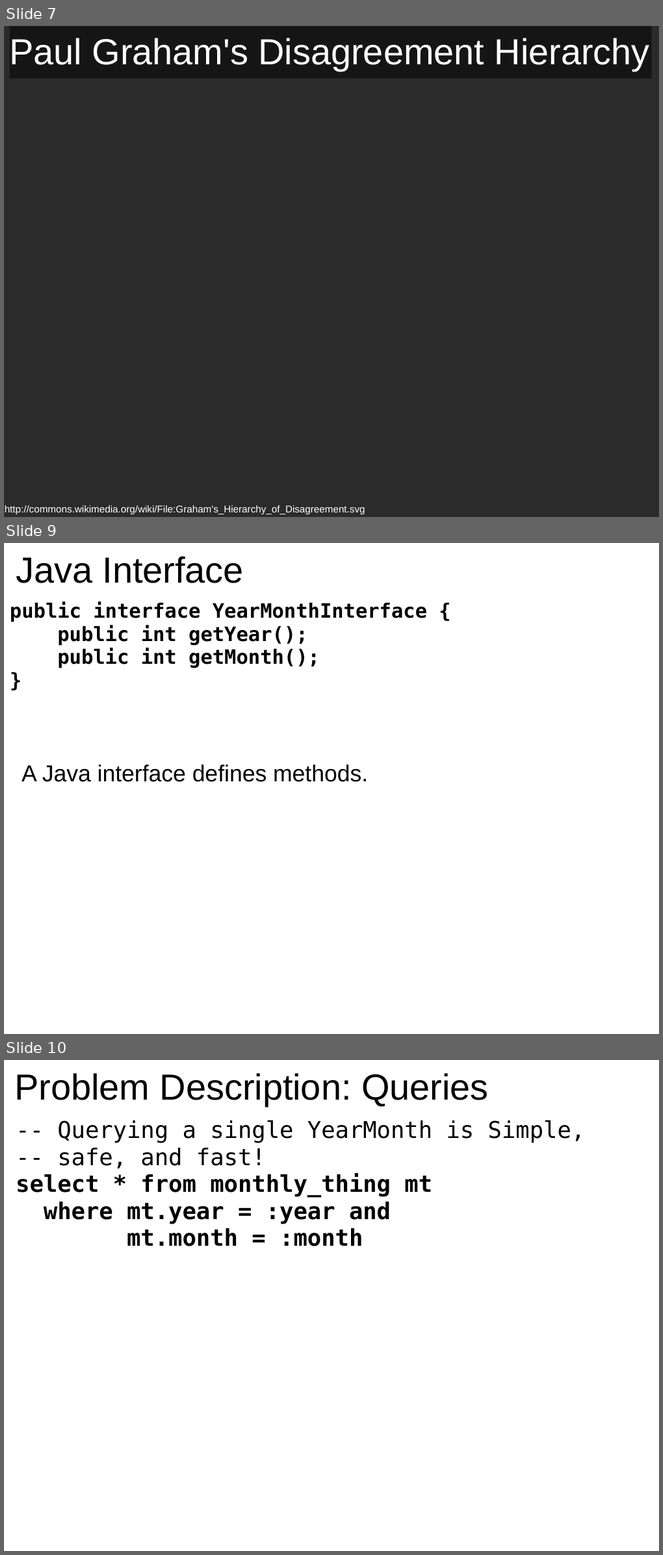
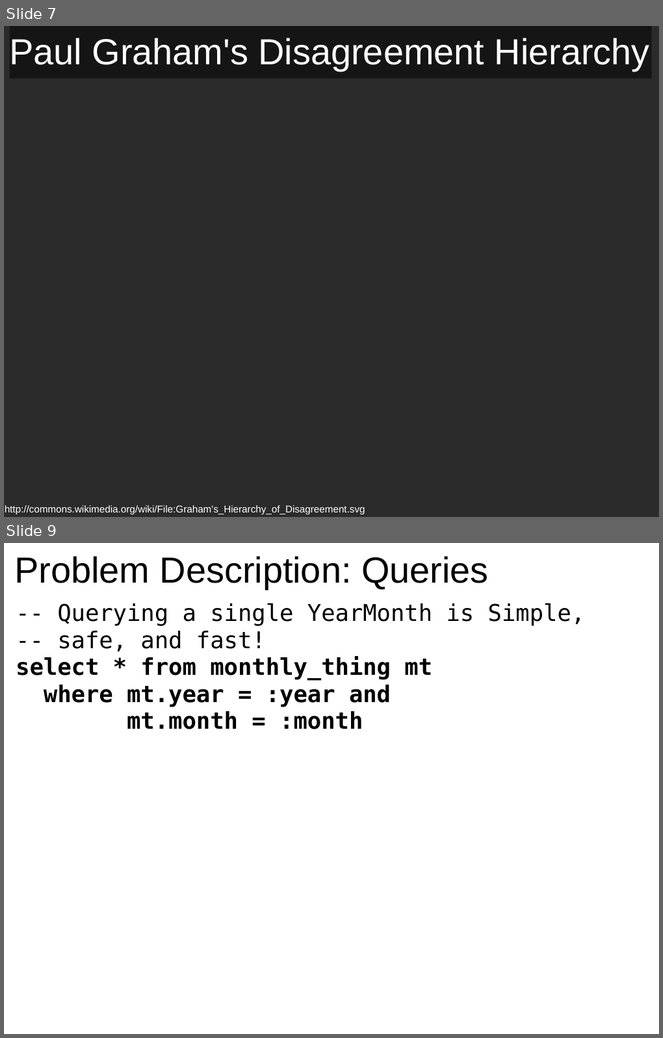
Before and after one commit to GlenKPeterson/refactJavaScalaCloj, a slide deck: typeSafetyJavaScalaCloj.ppt. Shown one above the other, each under a label of ours: slides 7, 9 and 10 before the commit, slides 7 and 9 after it; the slides between them are not shown. The pictures are 663x1555 and 663x1038 pixels, drawn with LibreOffice and Linux fonts; fonts in the diff are those of the drawing; background and template pictures are left out; a plain dark background stands for a picture behind light text. Boxes give left, top, right and bottom in pixels: in the first picture for what was removed or moved away, otherwise in the second. Text is boxed around its words. In the diff, an @@ line names an element or a change of style, - is before the commit and + after.

```diff
--- a/typeSafetyJavaScalaCloj.ppt
+++ b/typeSafetyJavaScalaCloj.ppt
@@ slide 9 removed at [4, 543, 659, 1034], background #FFFFFF @@
@@ title removed at [16, 556, 244, 583] @@
-Java Interface
@@ text removed at [10, 602, 427, 668] @@
-public interface YearMonthInterface {
-public int getYear();
-public int getMonth();
-}
@@ text removed at [22, 765, 368, 782] @@
-A Java interface defines methods.
@@ what was slide 10 is now slide 9 @@
```
Also in this commit, not shown: 11 slides changed.
